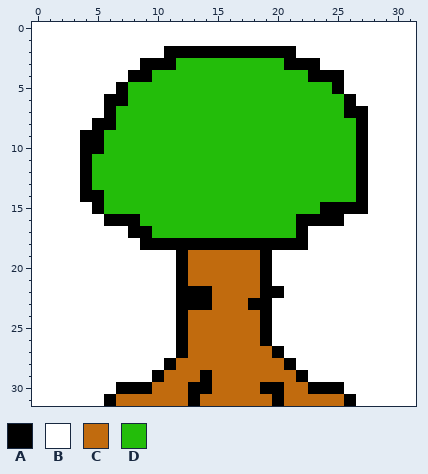
Pixel-art sprite, stored at draft/tree.png. This is how it looked before the edit.
The file is 32x32 pixels. Colours within 5 levels of each other are drawn and written as one.
Palette (. is transparent): A #000000  B #ffffff  C #c16b0e  D #23bd0a
Pixels before, first column x 0:
 0 BBBBBBBBBBBBBBBBBBBBBBBBBBBBBBBB
 1 BBBBBBBBBBBBBBBBBBBBBBBBBBBBBBBB
 2 BBBBBBBBBBBAAAAAAAAAAABBBBBBBBBB
 3 BBBBBBBBBAAADDDDDDDDDAAABBBBBBBB
 4 BBBBBBBBAADDDDDDDDDDDDDAAABBBBBB
 5 BBBBBBBADDDDDDDDDDDDDDDDDABBBBBB
 6 BBBBBBAADDDDDDDDDDDDDDDDDDABBBBB
 7 BBBBBBADDDDDDDDDDDDDDDDDDDAABBBB
 8 BBBBBAADDDDDDDDDDDDDDDDDDDDABBBB
 9 BBBBAADDDDDDDDDDDDDDDDDDDDDABBBB
10 BBBBAADDDDDDDDDDDDDDDDDDDDDABBBB
11 BBBBADDDDDDDDDDDDDDDDDDDDDDABBBB
12 BBBBADDDDDDDDDDDDDDDDDDDDDDABBBB
13 BBBBADDDDDDDDDDDDDDDDDDDDDDABBBB
14 BBBBAADDDDDDDDDDDDDDDDDDDDDABBBB
15 BBBBBADDDDDDDDDDDDDDDDDDAAAABBBB
16 BBBBBBAAADDDDDDDDDDDDDAAAABBBBBB
17 BBBBBBBBAADDDDDDDDDDDDABBBBBBBBB
18 BBBBBBBBBAAAAAAAAAAAAAABBBBBBBBB
19 BBBBBBBBBBBBACCCCCCABBBBBBBBBBBB
20 BBBBBBBBBBBBACCCCCCABBBBBBBBBBBB
21 BBBBBBBBBBBBACCCCCCABBBBBBBBBBBB
22 BBBBBBBBBBBBAAACCCCAABBBBBBBBBBB
23 BBBBBBBBBBBBAAACCCAABBBBBBBBBBBB
24 BBBBBBBBBBBBACCCCCCABBBBBBBBBBBB
25 BBBBBBBBBBBBACCCCCCABBBBBBBBBBBB
26 BBBBBBBBBBBBACCCCCCABBBBBBBBBBBB
27 BBBBBBBBBBBBACCCCCCCABBBBBBBBBBB
28 BBBBBBBBBBBACCCCCCCCCABBBBBBBBBB
29 BBBBBBBBBBACCCACCCCCCCABBBBBBBBB
30 BBBBBBBAAACCCAACCCCAACCAAABBBBBB
31 BBBBBBACCCCCCACCCCCCACCCCCABBBBB
The same view after the edit:
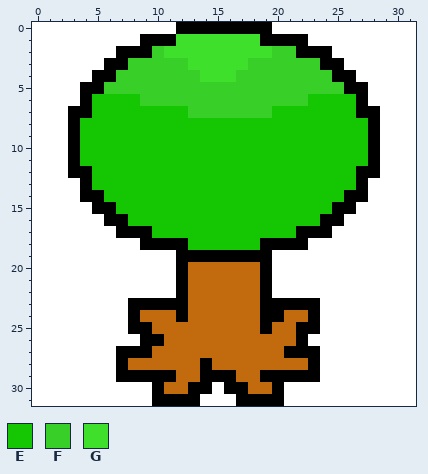
Colours new in this view: E #15c602  F #39cf29  G #3ee02c
Difference:
y 0: x 12..19 BBBBBBBB -> AAAAAAAA
y 1: x 9..22 BBBBBBBBBBBBBB -> AAAGGGGGGGAAAA
y 2: x 7..24 BBBBAAAAAAAAAAABBB -> AAAFGGGGGGGGGFFAAA
y 3: x 6..25 BBBAAADDDDDDDDDAAABB -> AAFFFFFGGGGGFFFFFFAA
y 4: x 5..24 BBBAADDDDDDDDDDDDDAA -> AAFFFFFFFGGGFFFFFFFF; x 26 B -> A
y 5: x 4..27 BBBADDDDDDDDDDDDDDDDDABB -> AAFFFFFFFFFFFFFFFFFFFFAA
y 6: x 4..27 BBAADDDDDDDDDDDDDDDDDDAB -> AEEEEFFFFFFFFFFFFFFEEEEA
y 7: x 3..26 BBBADDDDDDDDDDDDDDDDDDDA -> AAEEEEEEEEFFFFFFFEEEEEEE; x 28 B -> A
y 8: x 3..28 BBAADDDDDDDDDDDDDDDDDDDDAB -> AEEEEEEEEEEEEEEEEEEEEEEEEA
y 9..10: x 3..28 BAADDDDDDDDDDDDDDDDDDDDDAB -> AEEEEEEEEEEEEEEEEEEEEEEEEA
y 11: x 3..28 BADDDDDDDDDDDDDDDDDDDDDDAB -> AEEEEEEEEEEEEEEEEEEEEEEEEA
y 12: x 3 B -> A; x 5..26 DDDDDDDDDDDDDDDDDDDDDD -> EEEEEEEEEEEEEEEEEEEEEE; x 28 B -> A
y 13: x 5..26 DDDDDDDDDDDDDDDDDDDDDD -> EEEEEEEEEEEEEEEEEEEEEE
y 14: x 6..26 DDDDDDDDDDDDDDDDDDDDD -> EEEEEEEEEEEEEEEEEEEEA
y 15: x 6..24 DDDDDDDDDDDDDDDDDDA -> AEEEEEEEEEEEEEEEEEE; x 27 A -> B
y 16: x 8..23 ADDDDDDDDDDDDDAA -> EEEEEEEEEEEEEEEE
y 17: x 7 B -> A; x 10..21 DDDDDDDDDDDD -> EEEEEEEEEEEE; x 23..24 BB -> AA
y 18: x 13..18 AAAAAA -> EEEEEE
y 19: x 13..18 CCCCCC -> AAAAAA
y 22: x 13..14 AA -> CC; x 20 A -> B
y 23: x 8..11 BBBB -> AAAA; x 13..14 AA -> CC; x 18 A -> C; x 20..23 BBBB -> AAAA
y 24: x 8..11 BBBB -> ACCC; x 20..23 BBBB -> ACCA
y 25: x 8..12 BBBBA -> AACCC; x 20..23 BBBB -> CCAA
y 26: x 9..12 BBBA -> AACC; x 19..22 ABBB -> CCCA
y 27: x 7..12 BBBBBA -> AAACCC; x 20..23 ABBB -> CAAA
y 28: x 7..11 BBBBA -> ACCCC; x 14 C -> A; x 21..23 ABB -> CCA
y 29: x 7..9 BBB -> AAA; x 11 C -> A; x 15..16 CC -> AA; x 19..21 CCC -> AAA; x 23 B -> A
y 30: x 7..10 AAAC -> BBBA; x 15..17 CCC -> BAA; x 19 A -> C; x 21..25 CCAAA -> BBBBB
y 31: x 6..12 ACCCCCC -> BBBBAAA; x 14..19 CCCCCC -> BBBAAA; x 21..26 CCCCCA -> BBBBBB
Where, in picture pixels (left, top, right, bottom), the same in both pictures:
changed: (68, 22, 380, 406)
